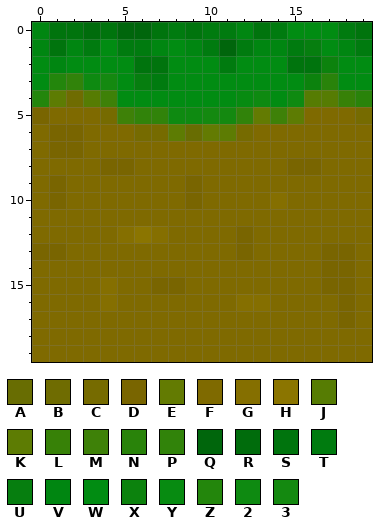
A pixel-art sprite gets an edit: assets/graphics/dirt_with_grass.png. The picture above was drawn from the file before the commit.
The file is 20x20 pixels. Colours within 5 levels of each other are drawn and written as one.
Palette (. is transparent): A #686d02  B #6f6c01  C #766b00  D #796500  E #637b02  F #7f6a00  G #856f00  H #8b7500  J #567c03  K #5d7c03  L #378107  M #3e8108  N #29830a  P #31830a  Q #00660c  R #006c0c  S #00740d  T #007b0f  U #067e0f  V #008611  W #018c12  X #0c820d  Y #078b11  Z #23860c  2 #0e8a11  3 #148910
New version:
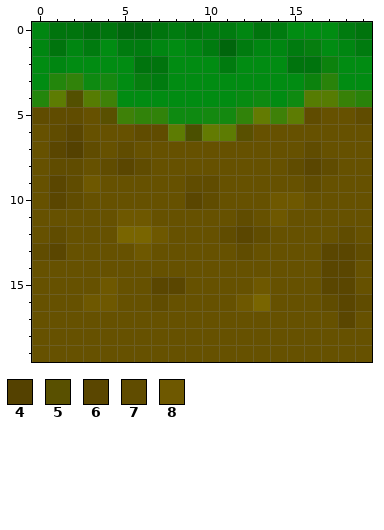
Colours new in this view: 4 #544100  5 #595000  6 #5a4600  7 #604c00  8 #6e5800
Difference:
colour A: #686d02 -> #4b5000
colour B: #6f6c01 -> #535000
colour F: #7f6a00 -> #665100
Changed rows in their new state; - is a pixel that keeps its letter.
first column x 0:
 5 777-5-----------7--7
 6 -76---77----5-------
 7 -647-7----------7---
 8 -77-767--------767--
 9 -678-----77-----7---
10 -67------67---88----
11 -----88-----7-8-----
12 -7---DD8---767----7-
13 76----8-----7----667
14 -----------------66-
15 ----8--66----8---66-
16 ---88--7----8D---767
17 ------------------6-
